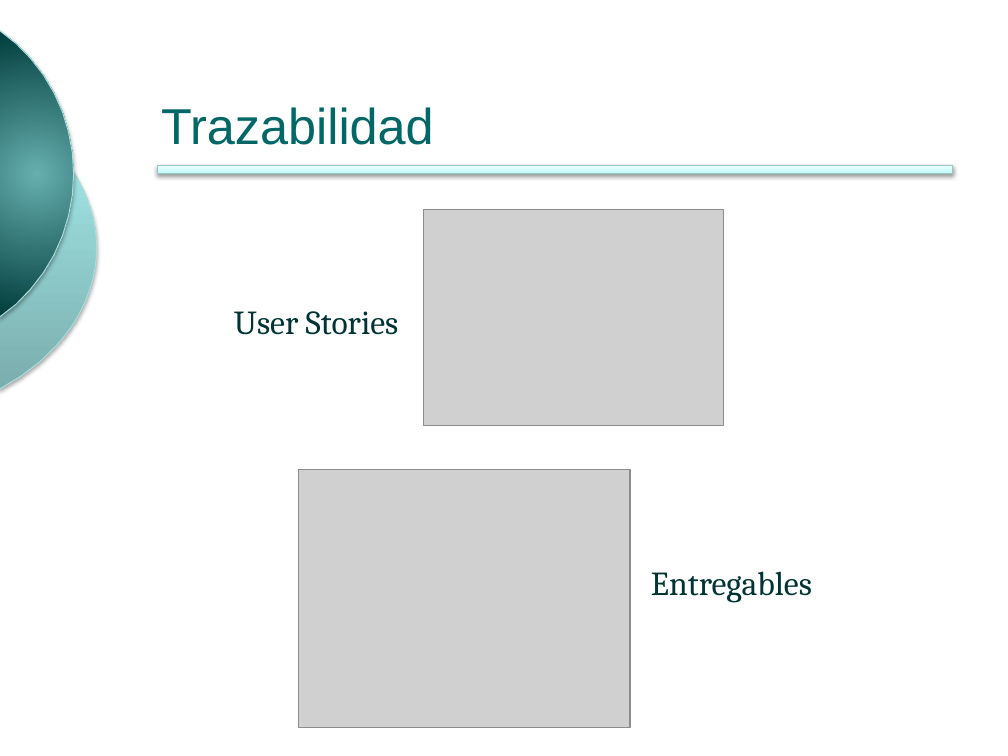
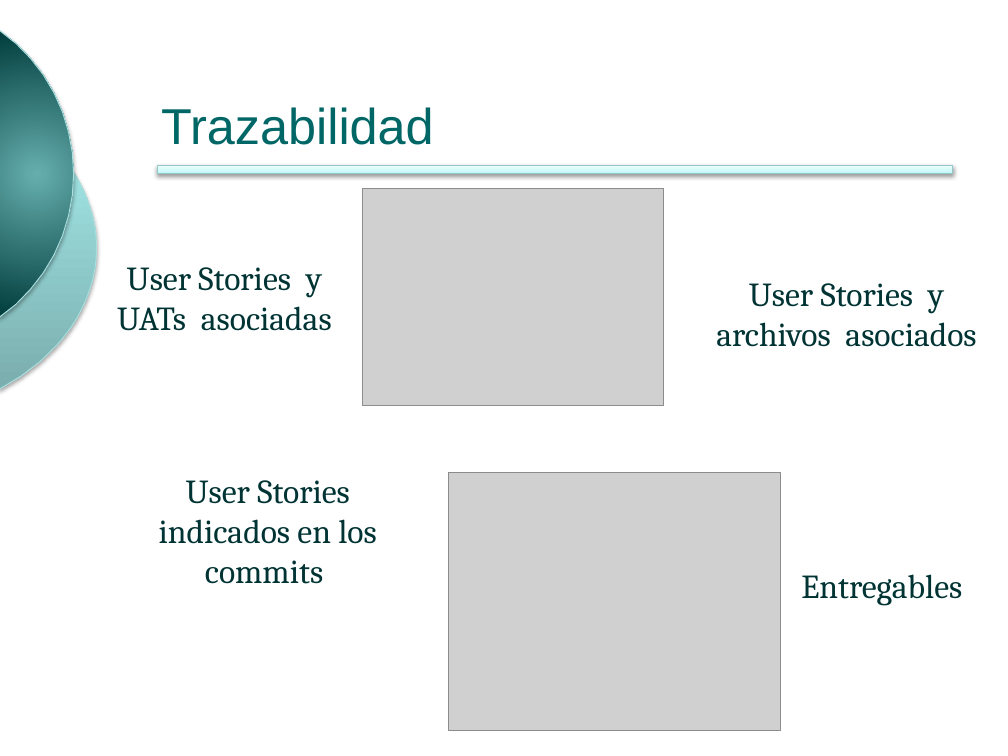
Before and after one commit to ingevy/taller-desarrollo-proyectos-ii-2do-2010, a slide deck: slide 14 of presentations/presentacionFinal.pptx. Drawn at 1008x756 pixels with LibreOffice and Linux fonts; fonts in the diff are those of the drawing; grey boxes stand for pictures; background and template pictures are left out. Boxes give left, top, right and bottom in pixels: in the first picture for what was removed or moved away, otherwise in the second. Text is boxed around its words. In the diff, an @@ line names an element or a change of style, - is before the commit and + after.

Commit message:
#Trazabilidad en presentacionFinal.pptx

```diff
--- a/presentations/presentacionFinal.pptx
+++ b/presentations/presentacionFinal.pptx
@@ picture: place and size @@
-picture at (423,210,724,426)
+picture at (363,188,663,405)
@@ text at (117,267,332,331): text changed @@
-User Stories
+User Stories y
+UATs asociadas
@@ text added at (716,283,976,347), 24 pt, text #003333 @@
+User Stories y
+archivos asociados
@@ picture: place and size @@
-picture at (298,470,630,728)
+picture at (449,473,780,731)
@@ text added at (159,480,376,584), 24 pt, text #003333 @@
+User Stories indicados en los commits
@@ text "Entregables": place and size @@
-text "Entregables" at (651,571,812,603)
+text "Entregables" at (801,574,962,606)
```
